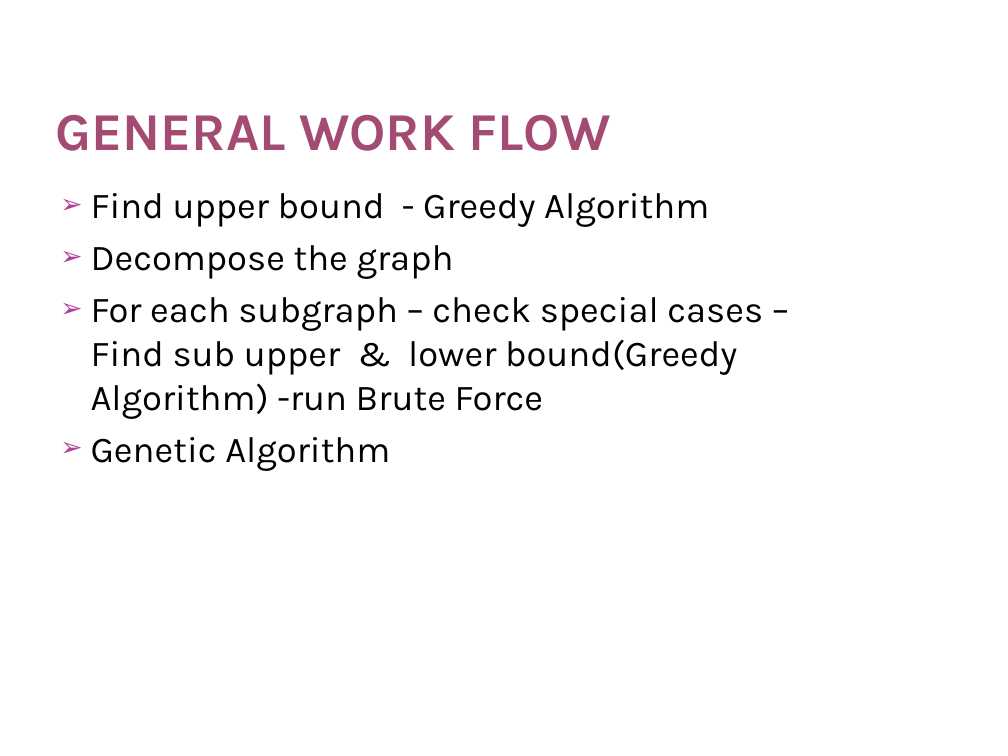
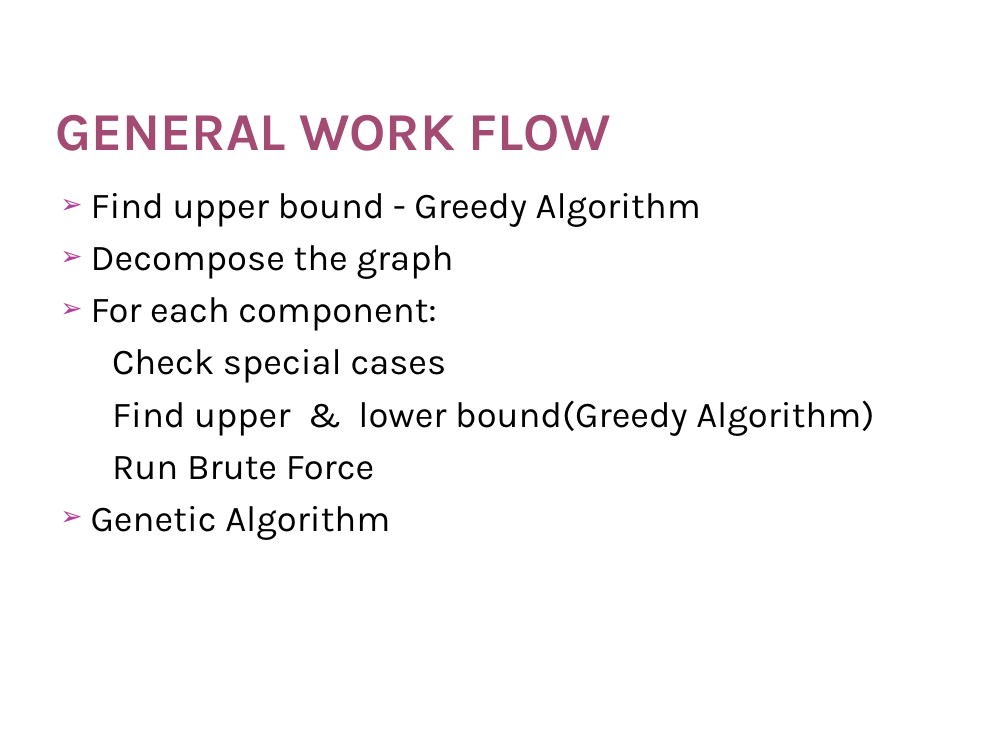
Before and after one commit to diagnoza/develop-, a slide deck: slide 5 of Project1-1/Phase3/Presentation-Phase3.pptx. Drawn at 1008x756 pixels with LibreOffice and Linux fonts; fonts in the diff are those of the drawing; background and template pictures are left out. Boxes give left, top, right and bottom in pixels: in the first picture for what was removed or moved away, otherwise in the second. Text is boxed around its words. In the diff, an @@ line names an element or a change of style, - is before the commit and + after.

Commit message:
Update presentation

```diff
--- a/Project1-1/Phase3/Presentation-Phase3.pptx
+++ b/Project1-1/Phase3/Presentation-Phase3.pptx
@@ text at bbox=[91, 297, 874, 480]: text changed @@
-➢ For each subgraph – check special cases –Find sub upper & lower bound(Greedy Algorithm) -run Brute Force
+➢ For each component:
+Check special cases
+Find upper & lower bound(Greedy Algorithm)
+Run Brute Force
```
Also in this commit, not shown: 5 other slides changed.
